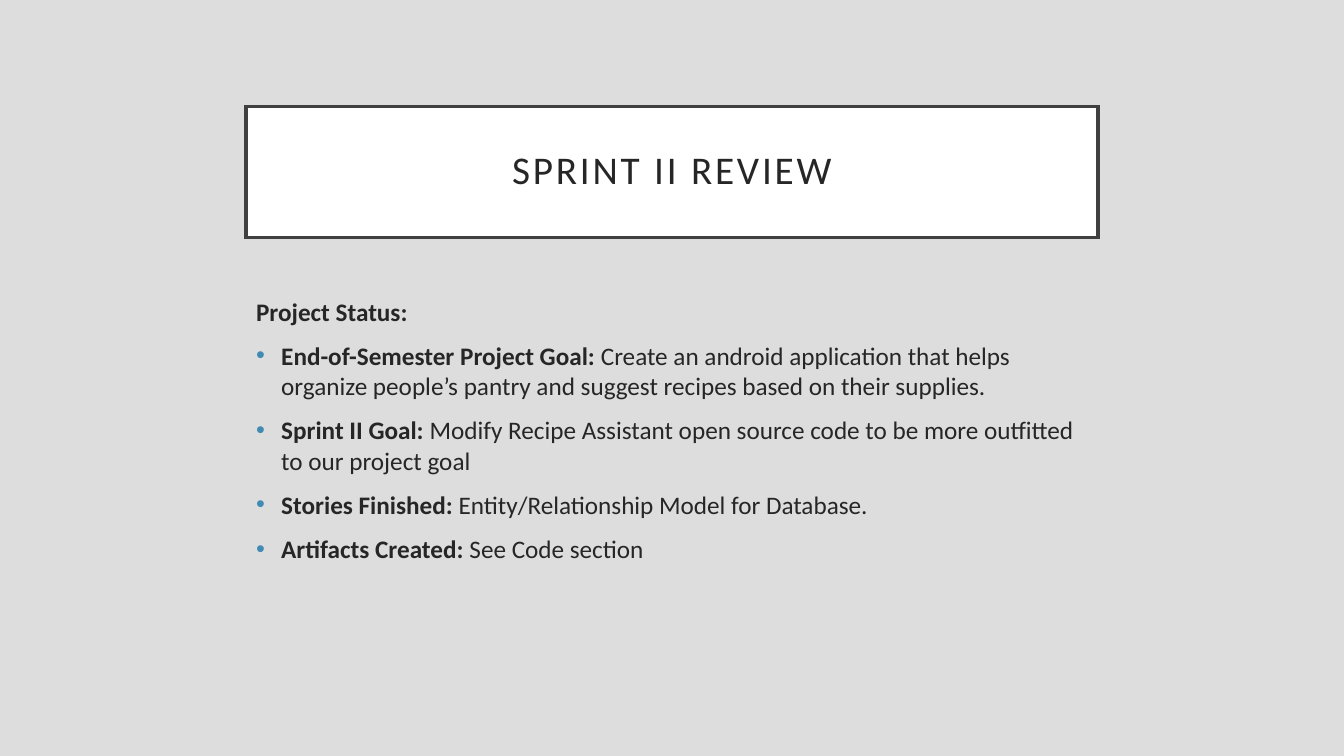
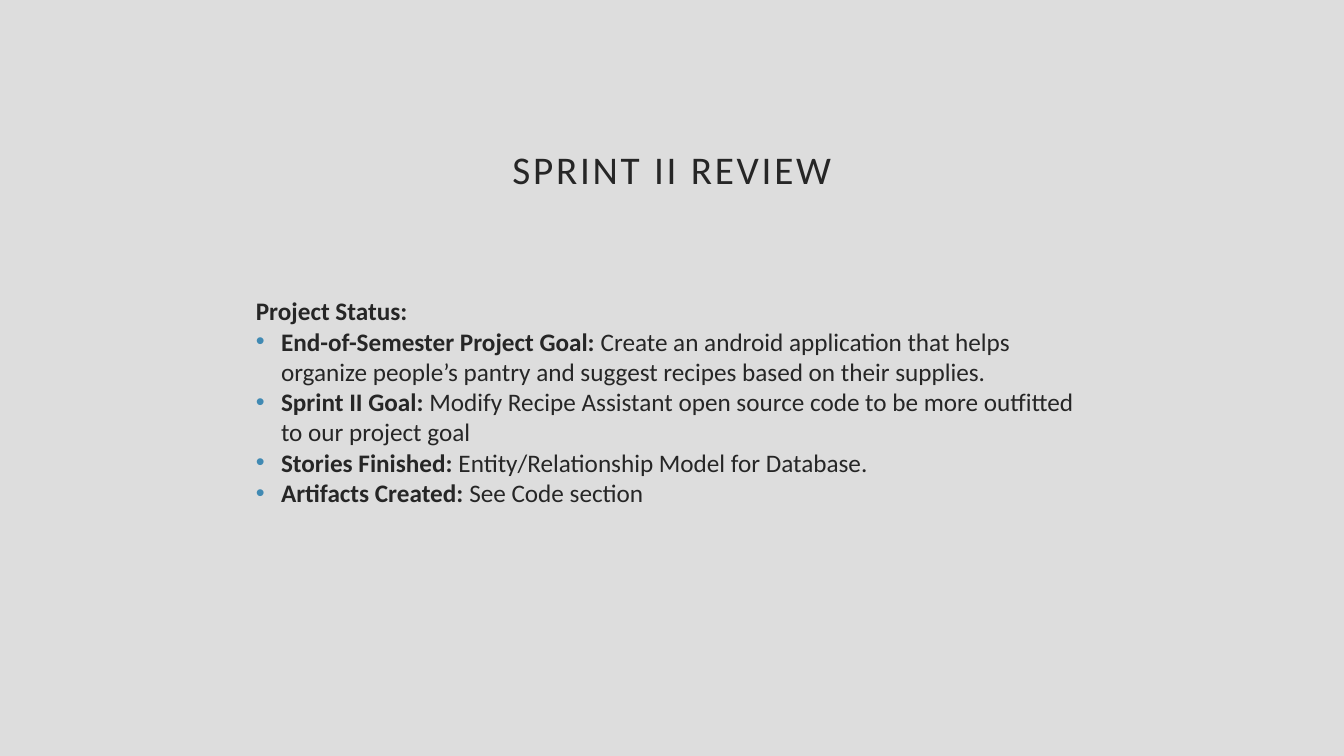
Before and after one commit to CiderCS3398/CS3398-Cider-S2017, a slide deck: slide 2 of Presentations/Sprint 2 Review.pptx. Drawn at 1344x756 pixels with LibreOffice and Linux fonts; fonts in the diff are those of the drawing. Boxes give left, top, right and bottom in pixels: in the first picture for what was removed or moved away, otherwise in the second. Text is boxed around its words. In the diff, an @@ line names an element or a change of style, - is before the commit and + after.

Commit message:
Adding my piece to the Sprint 2 Retrospective presentation.

```diff
--- a/Presentations/Sprint 2 Review.pptx
+++ b/Presentations/Sprint 2 Review.pptx
@@ text "SPRINT II REVIEW": place and size @@
-text "SPRINT II REVIEW" at <box>246,106,1098,237</box>
+text "SPRINT II REVIEW" at <box>512,158,831,185</box>
@@ text "SPRINT II REVIEW" at <box>512,158,831,185</box>: fill #FFFFFF to none; outline #404040 2.5 pt to none @@
@@ text "Project Status:" at <box>256,302,1073,502</box>: less space between paragraphs @@
```
Also in this commit, not shown: 3 other slides changed, 1 other file.
